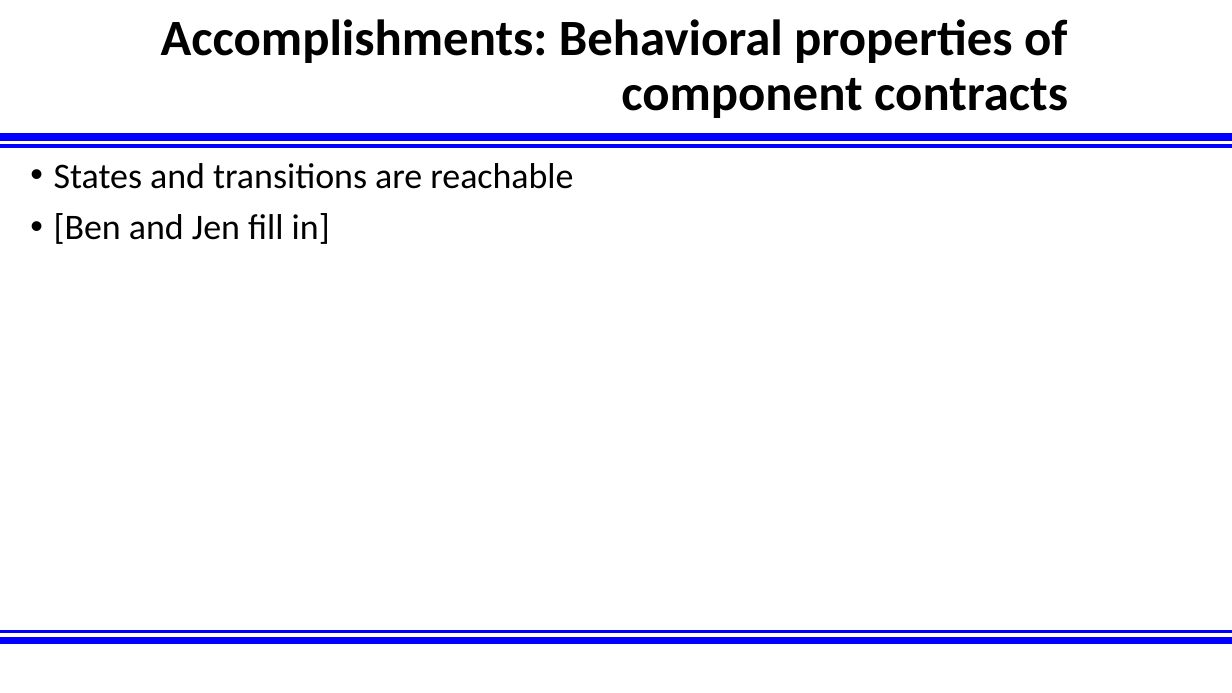
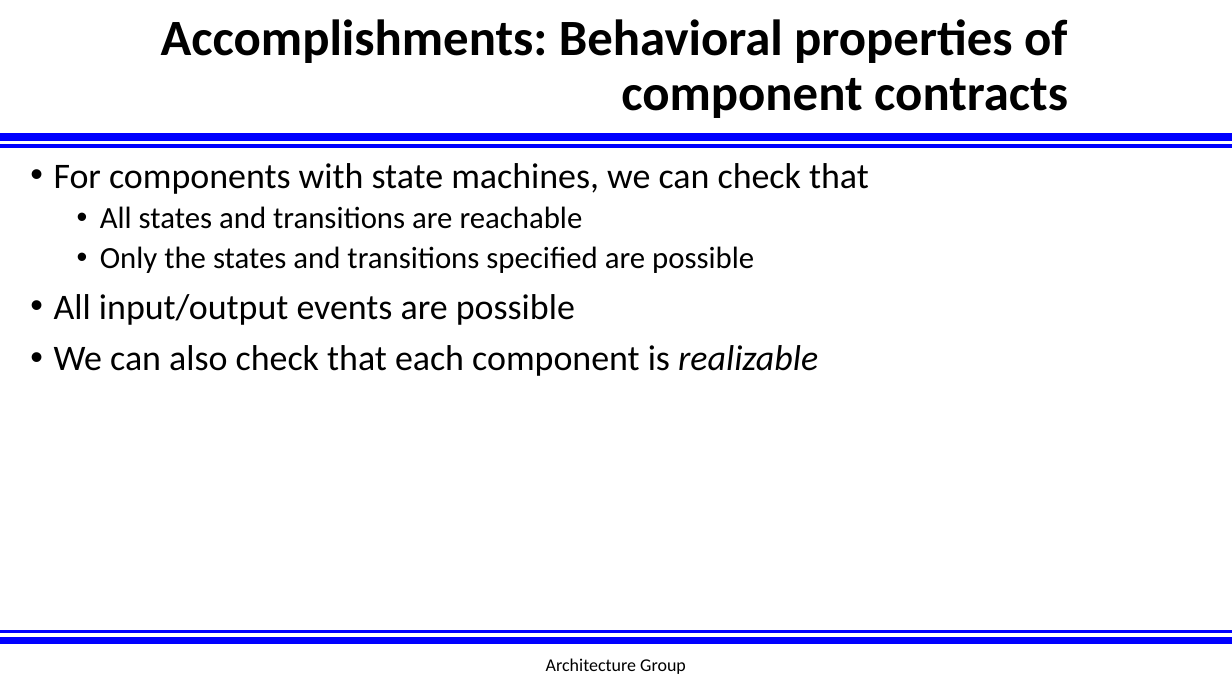
Before and after one commit to afrl-rq/OpenUxAS-SoI, a slide deck: slide 7 of presentations/S5_SoI_Architecture_Group.pptx. Drawn at 1232x693 pixels with LibreOffice and Linux fonts; fonts in the diff are those of the drawing; background and template pictures are left out. Boxes give left, top, right and bottom in pixels: in the first picture for what was removed or moved away, otherwise in the second. Text is boxed around its words. In the diff, an @@ line names an element or a change of style, - is before the commit and + after.

```diff
--- a/presentations/S5_SoI_Architecture_Group.pptx
+++ b/presentations/S5_SoI_Architecture_Group.pptx
@@ text at box(54, 163, 869, 376): text changed @@
-• States and transitions are reachable
-• [Ben and Jen fill in]
+• For components with state machines, we can check that
+  • All states and transitions are reachable
+  • Only the states and transitions specified are possible
+• All input/output events are possible
+• We can also check that each component is realizable
@@ text added at box(546, 658, 686, 674), 14 pt, text #000000 @@
+Architecture Group
```
Also in this commit, not shown: 7 other slides changed.
